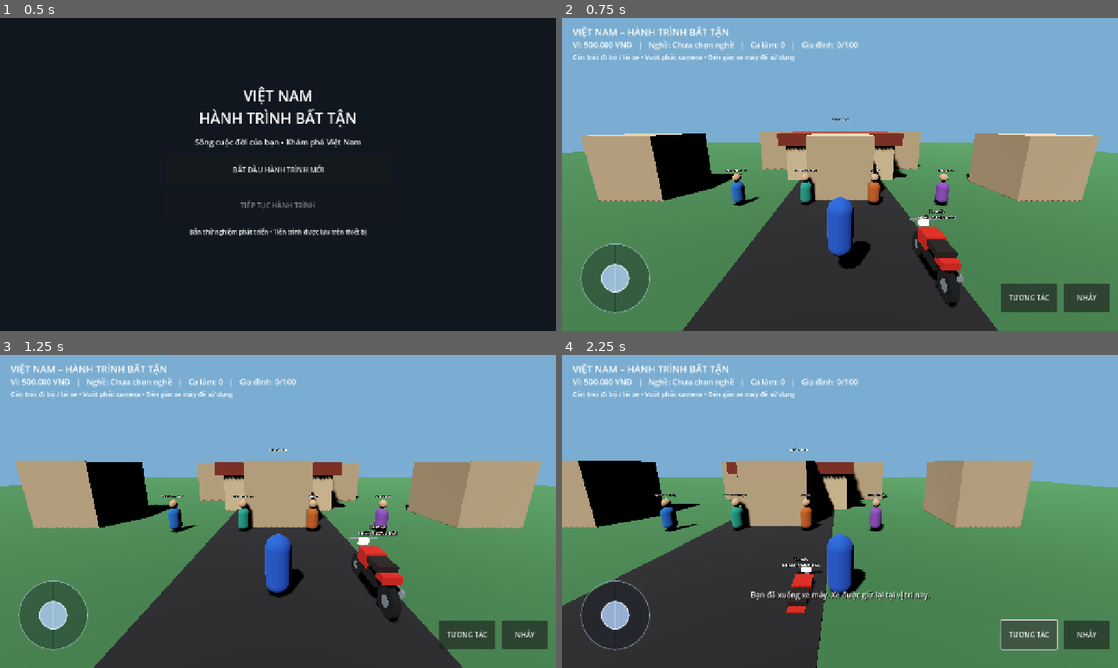
Above: before the commit, frames 1-4 (two rows, left to right).
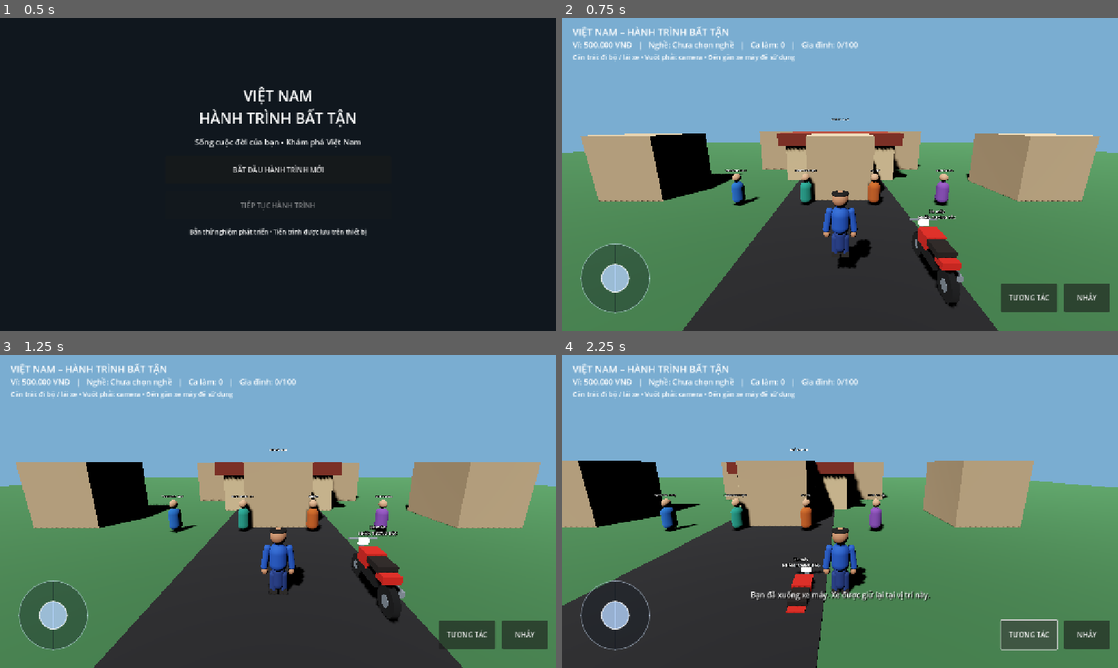
Above: after the commit, the same moments.

Repository: temu838655-dev/Vi-t-Nam-Du-L-ch
Game: Godot game, scene res://scenes/main.tscn
The game is run twice, just before and just after one commit, with the same random seed, the same clock (stepped at 60 frames per second) and the same inputs.
Inputs:
- Up to frame 1 (0.5 s): no input
- Up to frame 2 (0.75 s): click "BẮT ĐẦU HÀNH TRÌNH MỚI" at 0.5 s
- Up to frame 3 (1.25 s): no input
- Up to frame 4 (2.25 s): click "TƯƠNG TÁC" at 1.25 s; click "XUỐNG XE" at 2 s

Frame 1 is identical in both runs. In frame 2, 0.8% of the frame differs, in the area x 46-56%, y 55-81%; in frame 3, 0.9%, in the area x 2-98%, y 33-83%; in frame 4, 0.8%.

Commit message:
Replace capsule avatar with modular Vietnamese everyday character prototype

Diff:
--- a/Godot/scripts/player.gd
+++ b/Godot/scripts/player.gd
@@ -1,35 +1,34 @@
 extends CharacterBody3D
 
 signal interaction_message(message: String)
+
+const MOTORBIKE_SCRIPT := preload("res://scripts/motorbike.gd")
 
 @export var move_speed: float = 5.0
 @export var acceleration: float = 18.0
 @export var gravity: float = 22.0
 var camera_pivot: Node3D
 var camera: Camera3D
-var player_visual: MeshInstance3D
+var player_visual: Node3D
+var upper_body: MeshInstance3D
+var lower_body: MeshInstance3D
+var shoe_left: MeshInstance3D
+var shoe_right: MeshInstance3D
+var fullbody_overlay: MeshInstance3D
+var helmet_node: MeshInstance3D
 var mobile_input := Vector2.ZERO
 var look_delta := Vector2.ZERO
 var current_vehicle: Node3D
 
 func _ready() -> void:
 	add_to_group("player")
-	var capsule := CapsuleMesh.new()
-	capsule.radius = 0.38
-	capsule.height = 1.8
-	player_visual = MeshInstance3D.new()
-	player_visual.mesh = capsule
-	var mat := StandardMaterial3D.new()
-	mat.albedo_color = Color(0.12, 0.32, 0.75)
-	player_visual.material_override = mat
-	player_visual.position.y = 0.9
-	add_child(player_visual)
+	_build_character_model()
 	var collision := CollisionShape3D.new()
 	var shape := CapsuleShape3D.new()
-	shape.radius = 0.38
-	shape.height = 1.8
+	shape.radius = 0.34
+	shape.height = 1.82
 	collision.shape = shape
-	collision.position.y = 0.9
+	collision.position.y = 0.91
 	add_child(collision)
 	camera_pivot = Node3D.new()
 	camera_pivot.position = Vector3(0, 1.55, 0)
@@ -39,6 +38,148 @@
 	camera.rotation_degrees = Vector3(-13, 0, 0)
 	camera.current = true
 	camera_pivot.add_child(camera)
+	apply_outfit(GameState.equipped_clothes)
+
+func _build_character_model() -> void:
+	player_visual = Node3D.new()
+	player_visual.name = "CharacterVisual"
+	add_child(player_visual)
+
+	var skin := _make_material(Color(0.72, 0.49, 0.36))
+	var hair := _make_material(Color(0.055, 0.045, 0.04))
+	var shirt := _make_material(Color(0.12, 0.32, 0.72))
+	var pants := _make_material(Color(0.12, 0.22, 0.48))
+	var shoes := _make_material(Color(0.16, 0.15, 0.14))
+	var eyes := _make_material(Color(0.025, 0.02, 0.02))
+
+	upper_body = _add_capsule("UpperBody", 0.27, 0.86, Vector3(0, 1.13, 0), shirt)
+	lower_body = _add_capsule("LowerBody", 0.19, 0.76, Vector3(0, 0.49, 0), pants)
+	_add_capsule("LeftArm", 0.105, 0.78, Vector3(-0.36, 1.12, 0), shirt).rotation.z = deg_to_rad(-9)
+	_add_capsule("RightArm", 0.105, 0.78, Vector3(0.36, 1.12, 0), shirt).rotation.z = deg_to_rad(9)
+	_add_capsule("LeftHand", 0.09, 0.2, Vector3(-0.39, 0.68, -0.01), skin)
+	_add_capsule("RightHand", 0.09, 0.2, Vector3(0.39, 0.68, -0.01), skin)
+	_add_capsule("LeftLeg", 0.13, 0.7, Vector3(-0.145, 0.36, 0.015), pants)
+	_add_capsule("RightLeg", 0.13, 0.7, Vector3(0.145, 0.36, 0.015), pants)
+	shoe_left = _add_box_part("LeftShoe", Vector3(-0.15, 0.09, -0.07), Vector3(0.25, 0.16, 0.42), shoes)
+	shoe_right = _add_box_part("RightShoe", Vector3(0.15, 0.09, -0.07), Vector3(0.25, 0.16, 0.42), shoes)
+
+	var head := MeshInstance3D.new()
+	var head_mesh := SphereMesh.new()
+	head_mesh.radius = 0.235
+	head_mesh.height = 0.47
+	head.mesh = head_mesh
+	head.position = Vector3(0, 1.78, 0)
+	head.material_override = skin
+	player_visual.add_child(head)
+
+	var hair_cap := MeshInstance3D.new()
+	var hair_mesh := SphereMesh.new()
+	hair_mesh.radius = 0.245
+	hair_mesh.height = 0.22
+	hair_cap.mesh = hair_mesh
+	hair_cap.scale = Vector3(1.0, 0.55, 1.0)
+	hair_cap.position = Vector3(0, 1.94, 0.015)
+	hair_cap.material_override = hair
+	player_visual.add_child(hair_cap)
+
+	for eye_x in [-0.075, 0.075]:
+		var eye := MeshInstance3D.new()
+		var eye_mesh := SphereMesh.new()
+		eye_mesh.radius = 0.025
+		eye_mesh.height = 0.035
+		eye.mesh = eye_mesh
+		eye.position = Vector3(eye_x, 1.79, -0.207)
+		eye.material_override = eyes
+		player_visual.add_child(eye)
+
+	var nose := MeshInstance3D.new()
+	var nose_mesh := SphereMesh.new()
+	nose_mesh.radius = 0.035
+	nose_mesh.height = 0.055
+	nose.mesh = nose_mesh
+	nose.position = Vector3(0, 1.735, -0.225)
+	nose.material_override = skin
+	player_visual.add_child(nose)
+
+	fullbody_overlay = _add_capsule("TraditionalOutfitOverlay", 0.31, 1.42, Vector3(0, 1.0, -0.015), _make_material(Color(0.72, 0.12, 0.2)))
+	fullbody_overlay.visible = false
+	helmet_node = _add_sphere_part("Helmet", Vector3(0, 1.98, 0), Vector3(0.29, 0.22, 0.29), _make_material(Color(0.86, 0.12, 0.08)))
+	helmet_node.visible = false
+
+func _add_capsule(part_name: String, radius: float, height: float, at: Vector3, material: StandardMaterial3D) -> MeshInstance3D:
+	var part := MeshInstance3D.new()
+	part.name = part_name
+	var mesh := CapsuleMesh.new()
+	mesh.radius = radius
+	mesh.height = height
+	part.mesh = mesh
+	part.position = at
+	part.material_override = material
+	player_visual.add_child(part)
+	return part
+
+func _add_box_part(part_name: String, at: Vector3, dimensions: Vector3, material: StandardMaterial3D) -> MeshInstance3D:
+	var part := MeshInstance3D.new()
+	part.name = part_name
+	var mesh := BoxMesh.new()
+	mesh.size = dimensions
+	part.mesh = mesh
+	part.position = at
+	part.material_override = material
+	player_visual.add_child(part)
+	return part
+
+func _add_sphere_part(part_name: String, at: Vector3, dimensions: Vector3, material: StandardMaterial3D) -> MeshInstance3D:
+	var part := MeshInstance3D.new()
+	part.name = part_name
+	var mesh := SphereMesh.new()
+	mesh.radius = 0.5
+	mesh.height = 1.0
+	part.mesh = mesh
+	part.scale = dimensions
+	part.position = at
+	part.material_override = material
+	player_visual.add_child(part)
+	return part
+
+func _make_material(color: Color) -> StandardMaterial3D:
+	var material := StandardMaterial3D.new()
+	material.albedo_color = color
+	material.roughness = 0.86
+	return material
+
+func apply_outfit(outfit: Dictionary) -> void:
+	if not is_instance_valid(player_visual):
+		return
+	var top_item: Dictionary = GameState.get_item("clothing", str(outfit.get("top", "")))
+	var bottom_item: Dictionary = GameState.get_item("clothing", str(outfit.get("bottom", "")))
+	var shoes_item: Dictionary = GameState.get_item("clothing", str(outfit.get("shoes", "")))
+	var fullbody_item: Dictionary = GameState.get_item("clothing", str(outfit.get("fullbody", "")))
+	var headwear_item: Dictionary = GameState.get_item("clothing", str(outfit.get("headwear", "")))
+	if not top_item.is_empty():
+		upper_body.material_override = _make_material(top_item.get("color", Color(0.12, 0.32, 0.72)))
+	if not bottom_item.is_empty():
+		lower_body.material_override = _make_material(bottom_item.get("color", Color(0.12, 0.22, 0.48)))
+	if not shoes_item.is_empty():
+		var shoe_material := _make_material(shoes_item.get("color", Color(0.16, 0.15, 0.14)))
+		shoe_left.material_override = shoe_material
+		shoe_right.material_override = shoe_material
+	fullbody_overlay.visible = not fullbody_item.is_empty()
+	if not fullbody_item.is_empty():
+		fullbody_overlay.material_override = _make_material(fullbody_item.get("color", Color(0.72, 0.12, 0.2)))
+	helmet_node.visible = not headwear_item.is_empty()
+	if not headwear_item.is_empty():
+		helmet_node.material_override = _make_material(headwear_item.get("color", Color(0.86, 0.12, 0.08)))
+
+func spawn_owned_vehicle(vehicle_name: String, vehicle_color: Color) -> void:
+	var vehicle := Node3D.new()
+	vehicle.name = "OwnedMotorbike_" + str(Time.get_ticks_msec())
+	vehicle.set_script(MOTORBIKE_SCRIPT)
+	vehicle.set("display_name", vehicle_name)
+	vehicle.set("body_color", vehicle_color)
+	vehicle.position = Vector3(global_position.x + 3.0, 0.0, global_position.z + 1.0)
+	get_parent().add_child(vehicle)
+	interaction_message.emit("Xe %s đã được đưa đến gần bạn. Hãy đến gần xe và nhấn TƯƠNG TÁC để lái." % vehicle_name)
 
 func set_mobile_move(value: Vector2) -> void:
 	mobile_input = value.limit_length(1.0)
@@ -92,7 +233,7 @@
 		GameState.save_game(global_position, rotation.y)
 		interaction_message.emit(message)
 	else:
-		interaction_message.emit("Hãy đến gần bố mẹ, điểm tuyển dụng hoặc xe máy để tương tác.")
+		interaction_message.emit("Hãy đến gần bố mẹ, cửa hàng, điểm tuyển dụng hoặc xe máy để tương tác.")
 
 func _physics_process(delta: float) -> void:
 	var input := Input.get_vector("move_left", "move_right", "move_forward", "move_back")
